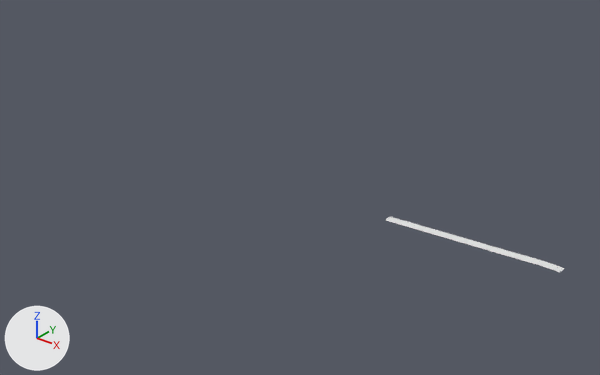
An edit to the glTF model game/world/tile_-10_3.glb, drawn before and after from the same camera.
The view is the same before and after, from a 50 mm camera at (-2030.0, -1348.0, 317.0) aimed at (-2391.0, -896.0, 37.0). Arrows for +X, +Y and +Z are at lower left; the lights stay in place. The older version comes first. Where no turn or scale is listed for an object, it has been applied to the vertices.

Names of what the first picture shows: 'roads'.
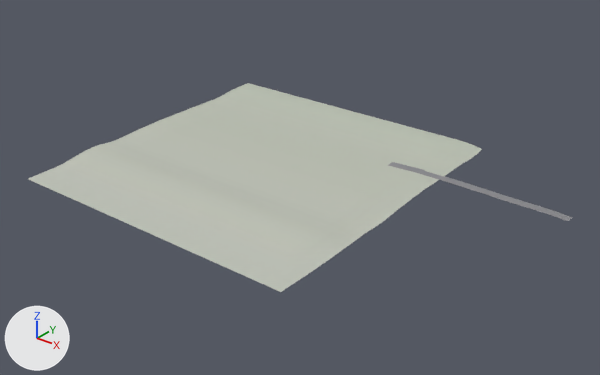
Location of each change, (x1, y1, x2, y2) in pixels of the pictures (600 x 375 px; the box of a moved part takes in the faces that stretch with it):
'terrain', added: after (28, 83, 482, 292)
'roads', recoloured, reshaped: before (386, 216, 564, 273); after (388, 162, 573, 221)
part 1 of me_roads, moved or reshaped: before (386, 216, 415, 228); after (388, 162, 419, 172)
part 2 of me_roads, moved or reshaped: before (540, 261, 548, 267); after (547, 210, 556, 215)
part 3 of me_roads, moved or reshaped: before (412, 224, 564, 273); after (416, 169, 573, 221)

What changed in the scene script:
```text
Add mat_defaultmaterial:
    mat_defaultmaterial = bpy.data.materials.new('DefaultMaterial')
    mat_defaultmaterial.use_nodes = True; mat_defaultmaterial.node_tree.nodes.clear()
    _N = mat_defaultmaterial.node_tree.nodes; _L = mat_defaultmaterial.node_tree.links
    n0 = _N.new('ShaderNodeOutputMaterial'); n0.name = 'Material Output'
    n1 = _N.new('ShaderNodeBsdfPrincipled'); n1.name = 'Principled BSDF'
    n2 = _N.new('ShaderNodeVertexColor'); n2.name = 'Color Attribute'
    _L.new(n1.outputs[0], n0.inputs[0])  # 'BSDF' to 'Surface'
    _L.new(n2.outputs[0], n1.inputs[0])  # 'Color' to 'Base Color'
Add mat_defaultmaterial_001:
    mat_defaultmaterial_001 = bpy.data.materials.new('DefaultMaterial.001')
    mat_defaultmaterial_001.use_nodes = True; mat_defaultmaterial_001.node_tree.nodes.clear()
    _N = mat_defaultmaterial_001.node_tree.nodes; _L = mat_defaultmaterial_001.node_tree.links
    n0 = _N.new('ShaderNodeOutputMaterial'); n0.name = 'Material Output'
    n1 = _N.new('ShaderNodeBsdfPrincipled'); n1.name = 'Principled BSDF'
    n2 = _N.new('ShaderNodeVertexColor'); n2.name = 'Color Attribute'
    _L.new(n1.outputs[0], n0.inputs[0])  # 'BSDF' to 'Surface'
    _L.new(n2.outputs[0], n1.inputs[0])  # 'Color' to 'Base Color'
Change me_roads:
    used by ob_roads; location = (0.0, 0.0, 0.0)
    remove me_roads.from_pydata(...)  # 52 vertices, 26 faces; spans x -2348.6..-2204.7, y -840.9..-821.0, z 0.1
    add me_roads.from_pydata(...)  # 52 vertices, 26 faces; spans x -2348.6..-2204.7, y -840.9..-821.0, z 41.8..48.7
    me_roads part 1: the loose piece of 4 vertices spanning x -2348.6..-2324.2, y -840.9..-830.7, z 0.1 is moved by (0.0, 0.0, 48.6)
    me_roads part 2: the loose piece of 4 vertices spanning x -2221.1..-2217.3, y -829.2..-821.1, z 0.1 is moved by (0.0, 0.0, 42.5)
    me_roads part 3: 40 of 52 vertices moved; they spanned x -2324.9..-2204.7, y -838.6..-821.0, z 0.1 and now span x -2324.9..-2204.7, y -838.6..-821.0, z 41.8..48.7; mean shift (0.0, 0.0, 44.8); largest move (-2324.2, -838.6, 0.1) -> (-2324.2, -838.6, 48.7)
    other edits to the shape of me_roads do not show in these pictures
    add me_roads.materials.append(mat_defaultmaterial)
Add me_terrain:
    me_terrain.from_pydata(...)  # 1089 vertices, 2048 faces; spans x -2560.0..-2304.0, y -1024.0..-768.0, z 42.0..52.0
    me_terrain.materials.append(mat_defaultmaterial_001)
Add ob_terrain:
    ob_terrain = bpy.data.objects.new('terrain', me_terrain)
    ob_terrain.location = (0.0, 0.0, 0.0)
```
